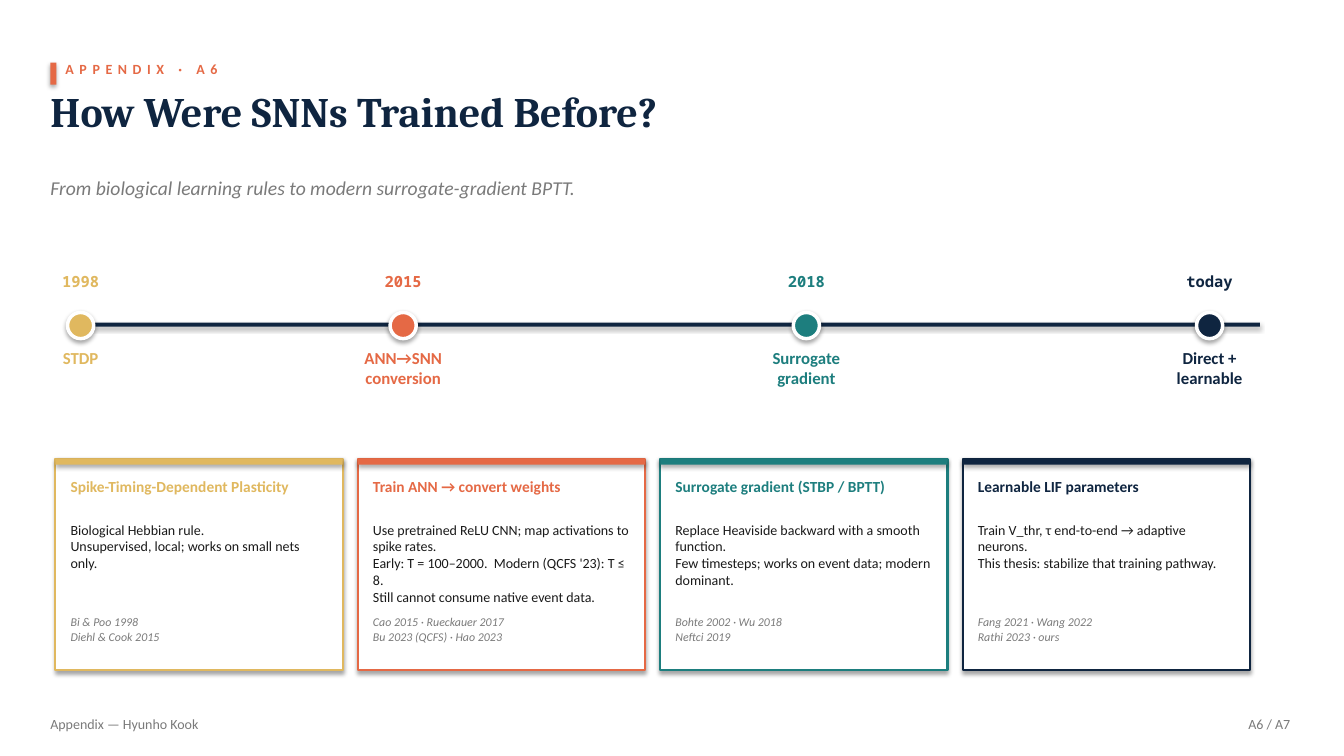
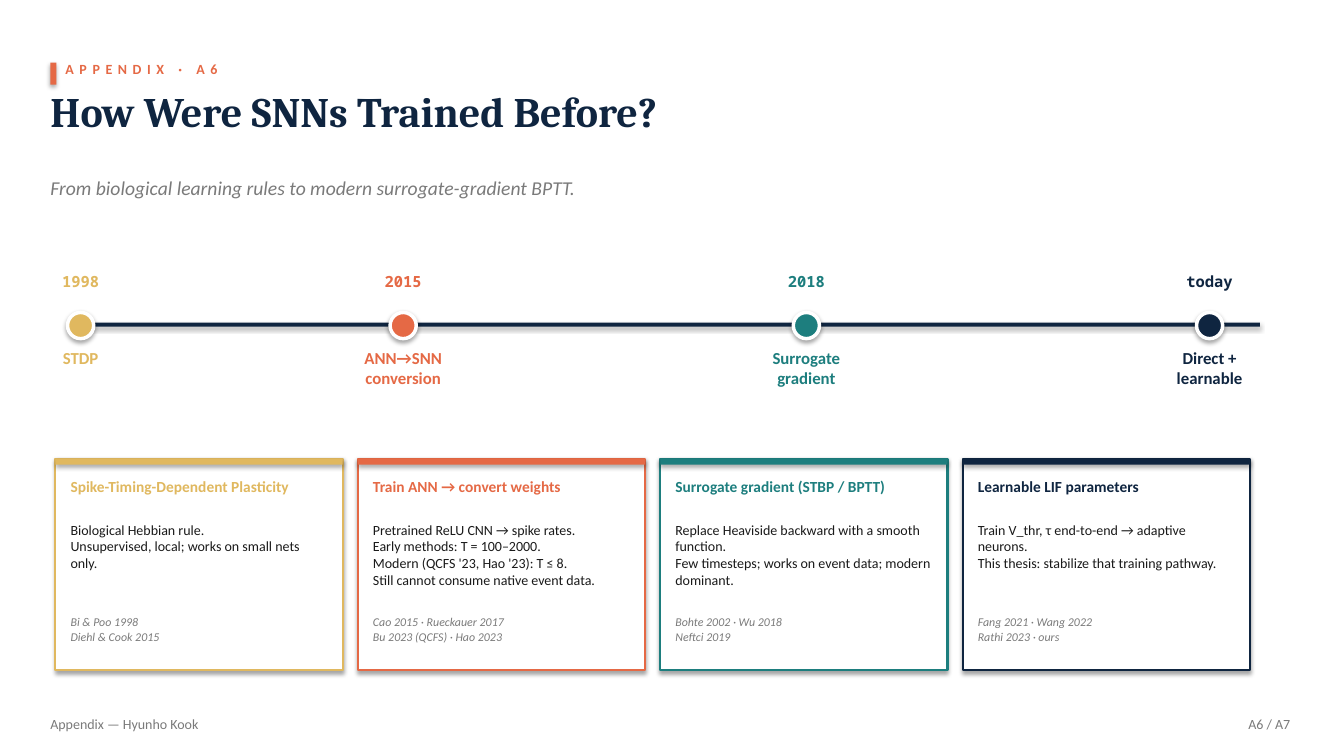
Before and after one commit to kookhh0827/POSTECH_thesis_template_latex, a slide deck: slide 27 of Hyunho_Kook_Master_Defense.pptx. Drawn at 1344x756 pixels with LibreOffice and Linux fonts; fonts in the diff are those of the drawing. Boxes give left, top, right and bottom in pixels: in the first picture for what was removed or moved away, otherwise in the second. Text is boxed around its words. In the diff, an @@ line names an element or a change of style, - is before the commit and + after.

```diff
--- a/Hyunho_Kook_Master_Defense.pptx
+++ b/Hyunho_Kook_Master_Defense.pptx
@@ text at (373, 525, 595, 585): text changed @@
-Use pretrained ReLU CNN; map activations to spike rates.
-Early: T = 100–2000. Modern (QCFS '23): T ≤ 8.
-Still cannot consume native event data.
+Pretrained ReLU CNN → spike rates.
+Early methods: T = 100–2000.
+Modern (QCFS '23, Hao '23): T ≤ 8.
+Still cannot consume native event data.
```
Also in this commit, not shown: 11 other slides changed, 2 other files.
